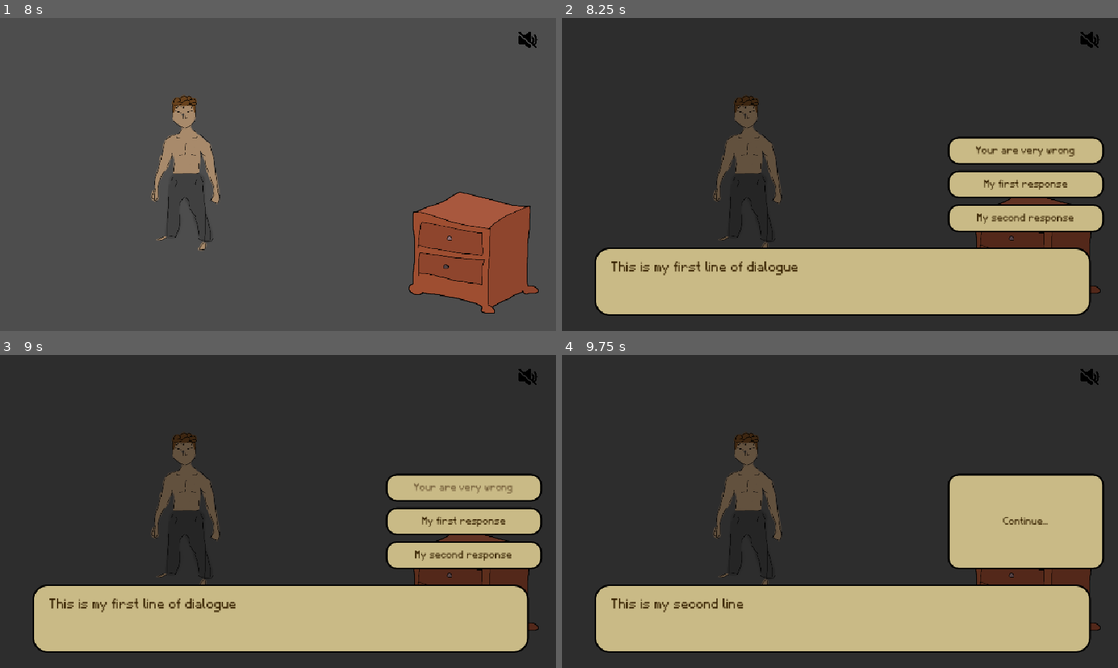
Above: before the commit, frames 1-4 (two rows, left to right).
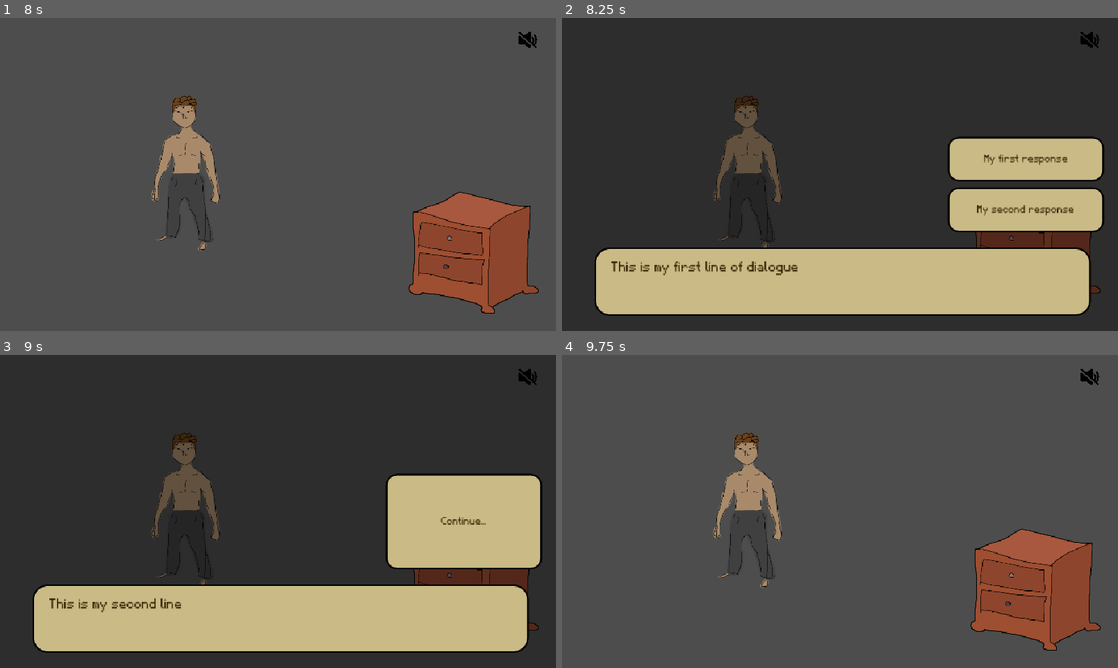
Above: after the commit, the same moments.

Repository: MichaelRRyan/GGJ-2026-Unmasked
Game: Godot game, scene res://Levels/feature_playground.tscn
Same seed, same stepped clock (60 frames per second), same inputs: the game is played once before the commit and once after it.
Inputs (mouse positions are in pixels of both pictures, inside the frame that each line leads up to):
- Up to frame 1 (8 s): click (528, 39) at 0.5 s; click (528, 39) at 1.25 s; click (528, 39) at 2 s; tap Enter at 2.75, 4.25, 5.75 s; move the mouse to (450, 240) at 2.77 s; press the mouse at (450, 240) at 2.78 s; tap Space at 3.5, 5, 6.5 s; move the mouse to (439, 240) at 3.52 s; release the mouse at (439, 240) at 3.53 s; click (439, 240) at 3.6 s; move the mouse to (333, 105) at 4.27 s; press the mouse at (333, 105) at 4.28 s; move the mouse to (250, 237) at 5.02 s; release the mouse at (250, 237) at 5.03 s; click (250, 237) at 5.1 s; move the mouse to (444, 221) at 5.77 s; press the mouse at (444, 221) at 5.78 s; move the mouse to (111, 127) at 6.52 s; release the mouse at (111, 127) at 6.53 s; click (111, 127) at 6.6 s; move the mouse to (305, 174) at 7.27 s; press the mouse at (305, 174) at 7.28 s
- Up to frame 2 (8.25 s): move the mouse to (756, 96) at 8.02 s; release the mouse at (756, 96) at 8.03 s; click (756, 96) at 8.1 s
- Up to frame 3 (9 s): click "Your are very wrong" (after the commit: "My first response") at 8.75 s
- Up to frame 4 (9.75 s): click (1023, 520) at 9.5 s, where only the run after the commit has a clickable "Continue..."

Frame 1 is identical in both runs. In frame 2, 3.6% of the frame differs, in the area x 69-98%, y 40-66%; in frame 3, 2.8%; in frame 4, 100%, in the area x 0-100%, y 0-100%.

Commit message:
fixed ui issue

Diff:
--- a/Features/DialogueSystem/dialogue_interface.tscn
+++ b/Features/DialogueSystem/dialogue_interface.tscn
@@ -2,7 +2,6 @@
 
 [ext_resource type="Theme" uid="uid://cmr35qfsqipuf" path="res://Assets/Themes/dialogue_interface.tres" id="1_3ga2s"]
 [ext_resource type="Script" uid="uid://bd1hg2wl7vd4g" path="res://Features/DialogueSystem/dialogue_interface.gd" id="1_h7sxu"]
-[ext_resource type="PackedScene" uid="uid://2onvsnnmxmu4" path="res://Features/DialogueSystem/dialogue_option.tscn" id="3_3ga2s"]
 
 [node name="DialogueInterface" type="Control" unique_id=1998899371]
 layout_mode = 3
@@ -61,6 +60,3 @@
 grow_vertical = 0
 theme_override_constants/separation = 10
 metadata/_edit_group_ = true
-
-[node name="Option1" parent="DialogueOptions" unique_id=2063076733 instance=ExtResource("3_3ga2s")]
-layout_mode = 2
